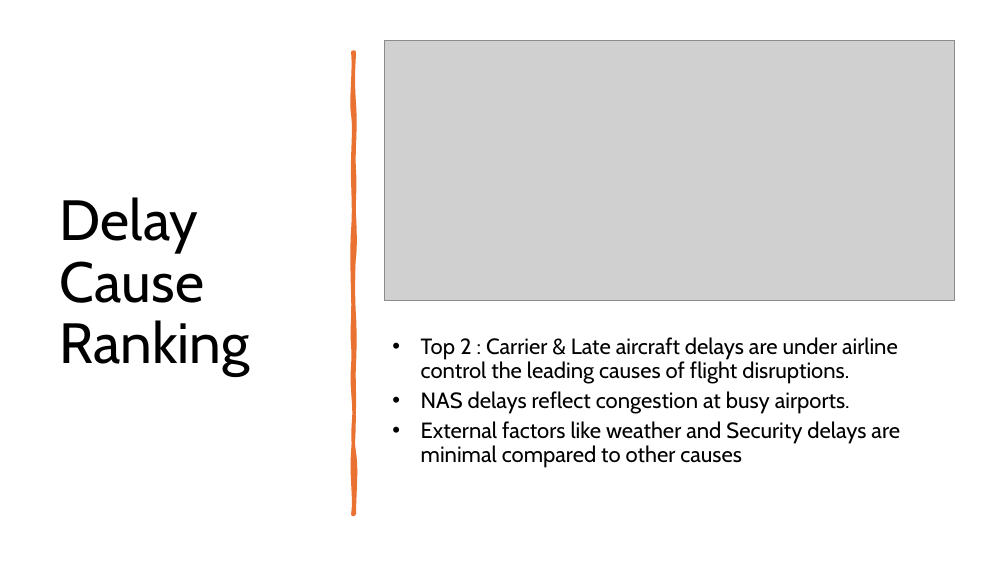
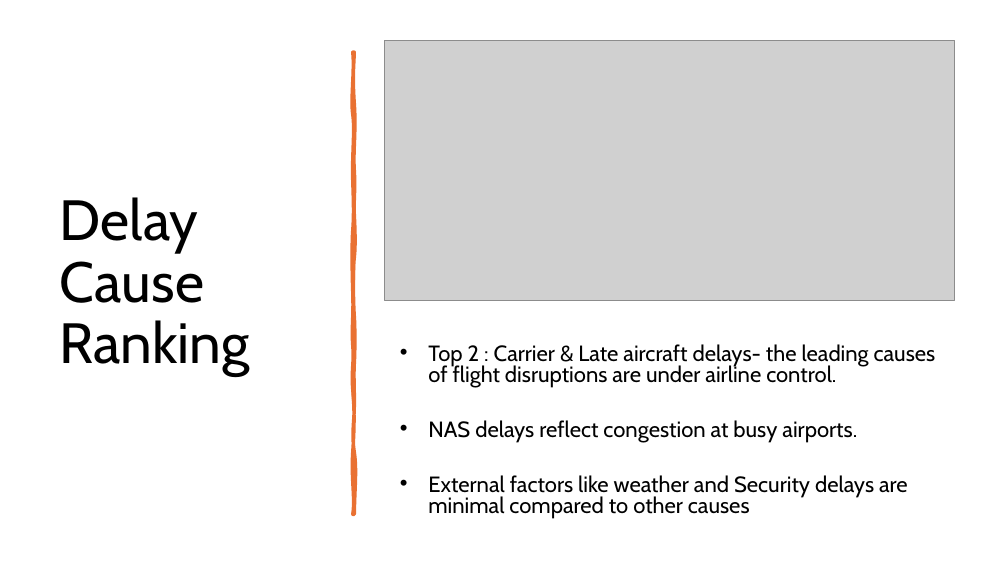
Before and after one commit to divyavegi/Capstone-Flight-Delay-and-Cancellation-, a slide deck: slide 8 of CAPSTONE US FLIGHT DISRUPTION.pptx. Drawn at 1008x567 pixels with LibreOffice and Linux fonts; fonts in the diff are those of the drawing; grey boxes stand for pictures. Boxes give left, top, right and bottom in pixels: in the first picture for what was removed or moved away, otherwise in the second. Text is boxed around its words. In the diff, an @@ line names an element or a change of style, - is before the commit and + after.

```diff
--- a/CAPSTONE US FLIGHT DISRUPTION.pptx
+++ b/CAPSTONE US FLIGHT DISRUPTION.pptx
@@ text "Top 2 : Carrier & ...": place and size @@
-text "Top 2 : Carrier & ..." at bbox=[421, 337, 900, 468]
+text "Top 2 : Carrier & ..." at bbox=[428, 344, 936, 519]
@@ text at bbox=[428, 344, 936, 388]: text changed @@
-• Top 2 : Carrier & Late aircraft delays are under airline control the leading causes of flight disruptions.
+• Top 2 : Carrier & Late aircraft delays- the leading causes of flight disruptions are under airline control.
@@ text at bbox=[428, 420, 908, 519]: line spacing 0.9 to 0.8 @@
```
Also in this commit, not shown: 12 other slides changed, 3 other files.
